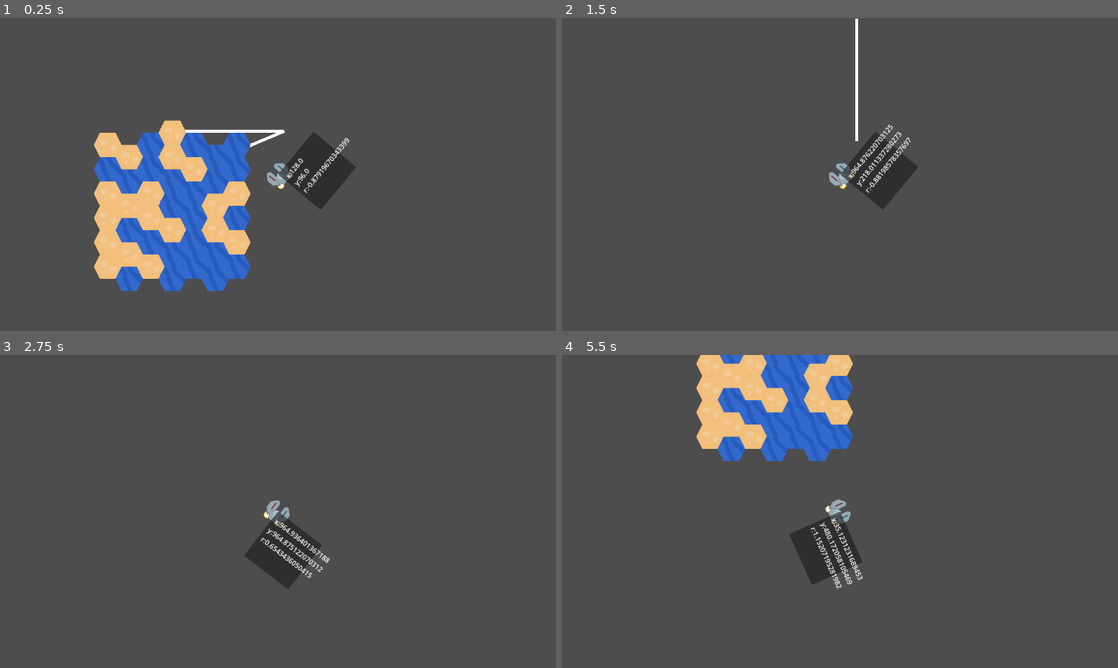
Above: before the commit, frames 1-4 (two rows, left to right).
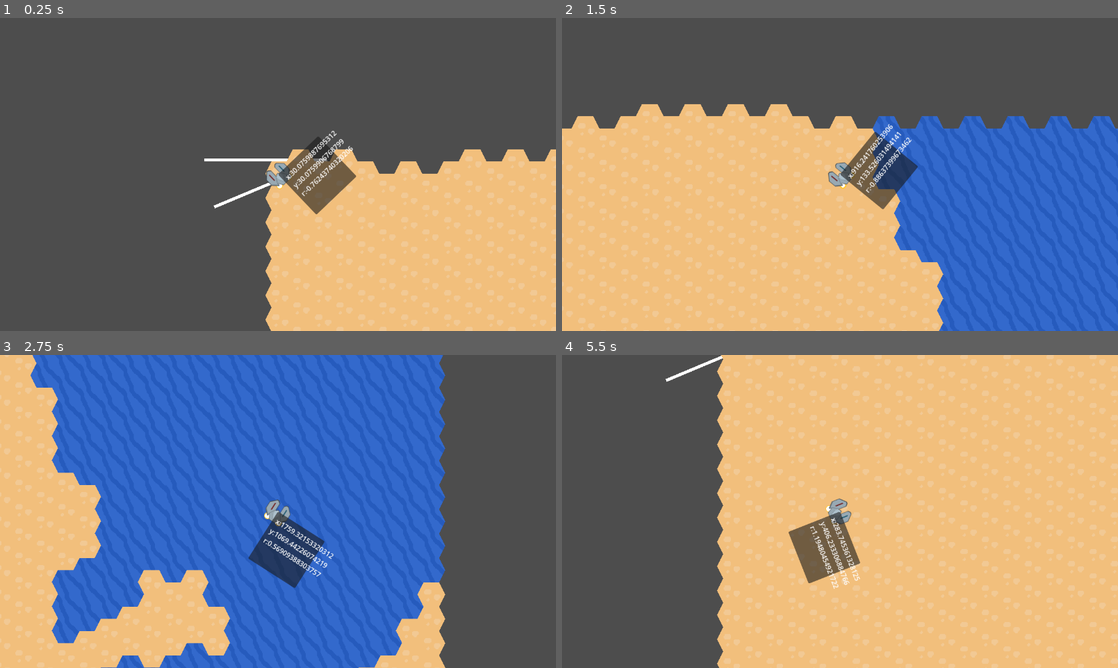
Above: after the commit, the same moments.

Repository: Koronato/RTS-12th
Game: Godot game, scene res://scenes/Map/Map.tscn
Same seed, same stepped clock (60 frames per second), same inputs: the game is played once before the commit and once after it. The project has no main scene, so this scene is started directly.
Inputs (mouse positions are in pixels of both pictures, inside the frame that each line leads up to):
- Up to frame 1 (0.25 s): no input
- Up to frame 2 (1.5 s): move the mouse to (962, 158) at 0.52 s; hold D (player_right) 0.53-1.28 s; move the mouse to (728, 190) at 1.27 s; hold S (player_back) from 1.28 s (still down)
- Up to frame 3 (2.75 s): move the mouse to (333, 442) at 2.02 s; release S (player_back) at 2.03 s; hold D (player_right) from 2.03 s (still down)
- Up to frame 4 (5.5 s): move the mouse to (812, 574) at 2.77 s; release D (player_right) at 2.78 s; hold W (player_forward) 2.78-3.53 s; move the mouse to (1006, 558) at 3.52 s; hold A (player_left) 3.53-5.03 s; move the mouse to (673, 464) at 4.27 s; move the mouse to (867, 511) at 5.02 s; hold S (player_back) from 5.03 s (still down)

The runs differ from the first frame. In frame 1, 42% of the frame differs, in the area x 16-100%, y 32-100%; in frame 2, 68%; in frame 3, 79%, in the area x 0-81%, y 0-100%; in frame 4, 70%.

Commit message:
地图生成完善

Diff:
--- a/scenes/Map/Map.tscn
+++ b/scenes/Map/Map.tscn
@@ -30,24 +30,6 @@
 [sub_resource type="WorldBoundaryShape2D" id="WorldBoundaryShape2D_fajd5"]
 distance = -2.0343368e-06
 
-[sub_resource type="GDScript" id="GDScript_n3hww"]
-script/source = "extends StaticBody2D
-
-
-
-func _ready() -> void:
-	self.position.y = Global.map_height * 100
-"
-
-[sub_resource type="GDScript" id="GDScript_iut6q"]
-script/source = "extends StaticBody2D
-
-
-
-func _ready() -> void:
-	self.position.x = Global.map_width * 100
-"
-
 [node name="Map" type="Node2D" unique_id=1012830368]
 script = ExtResource("1_n3hww")
 
@@ -65,6 +47,7 @@
 
 [node name="player" parent="." unique_id=1587485361 node_paths=PackedStringArray("camera") instance=ExtResource("3_hb1in")]
 unique_name_in_owner = true
+z_index = 10
 position = Vector2(128, 96)
 camera = NodePath("PlayerCamera")
 
@@ -72,6 +55,7 @@
 unique_name_in_owner = true
 
 [node name="Panel" type="Panel" parent="player" unique_id=584665544]
+z_index = 10
 offset_right = 128.0
 offset_bottom = 128.0
 
@@ -99,7 +83,6 @@
 
 [node name="Bottom" type="StaticBody2D" parent="Borders" unique_id=929000420 groups=["Border"]]
 rotation = -1.5707964
-script = SubResource("GDScript_n3hww")
 
 [node name="CollisionShape2D" type="CollisionShape2D" parent="Borders/Bottom" unique_id=1627782743]
 rotation = 1.5707964
@@ -112,7 +95,6 @@
 
 [node name="Right" type="StaticBody2D" parent="Borders" unique_id=1492998050 groups=["Border"]]
 rotation = 3.1415925
-script = SubResource("GDScript_iut6q")
 
 [node name="CollisionShape2D" type="CollisionShape2D" parent="Borders/Right" unique_id=501090517]
 rotation = 1.5707964
--- a/scenes/Map/map.gd
+++ b/scenes/Map/map.gd
@@ -2,11 +2,16 @@
 
 @onready var map_gen = $MapGen
 @onready var Layers = $Layers
-@onready var layer_list:Array
+@onready var border_right = $Borders/Right
+@onready var border_bottom = $Borders/Bottom
+@onready var layer_list:Array[TileMapLayer]
+var tile_set = preload("res://assets/sets/normal_tile_set.tres")
+var debugon:bool = false
 
 func _ready() -> void:
 	for c in Layers.get_children():
-		layer_list.append(c)
+		if c is TileMapLayer:
+			layer_list.append(c)
 	#地图生成
 	map_gen.TMP = layer_list
 	map_gen.map_seed = Global.map_seed
@@ -15,4 +20,19 @@
 	map_gen.noise_frequency = Global.noise_frequency
 	map_gen.WaSpro = Global.water_and_soil_proportion
 
-	map_gen._main()
+	if debugon:
+		map_gen._debug(500)
+	else:
+		map_gen._main()
+		await  map_gen.map_gen_done
+
+	#设置边界
+	var border_lb_point = layer_list[0].map_to_local(
+		CubeCoord.cube_to_cell(
+			CubeCoord.local_to_cube(
+				Vector2(Global.map_width,-Global.map_height)
+				)
+			)
+		)
+	border_right.position.x = border_lb_point.x + tile_set.tile_size.x / 2 - tile_set.tile_size.y
+	border_bottom.position.y = border_lb_point.y + tile_set.tile_size.y / 2
--- a/scenes/menu/start.tscn
+++ b/scenes/menu/start.tscn
@@ -284,10 +284,9 @@
 func _on_pressed() -> void:
 	###即将到来 非正方形地图
 	Global.map_height = %Show.mapsize
-	Global.map_height = %Show.mapsize
-
-	var t = %seed.text
-	Global.map_seed = t.hash()
+	Global.map_width = %Show.mapsize
+	Global.noise_frequency = %Show.frequency
+	Global.map_seed = %Show.map_seed
 
 	SceneChanger.goto(\"uid://525sleynswan\")
 "
--- a/scripts/autoload/global.gd
+++ b/scripts/autoload/global.gd
@@ -1,9 +1,9 @@
 extends Node
 
 #MapOptions
-@export var map_height : int = 10
-@export var map_width : int = 10
+@export var map_height : int = 64
+@export var map_width : int = 64
 @export var map_seed : int = 1
-@export var noise_frequency : float = 0.83
+@export var noise_frequency : float = 0.01
 @export var water_and_soil_proportion = 0.6
 #
--- a/scripts/menu/viewer.gd
+++ b/scripts/menu/viewer.gd
@@ -3,24 +3,28 @@
 @export var b : BaseButton
 @onready var button_group = b.button_group
 @export var mapsize : int
+@export var frequency : float = 0.01
+@export var map_seed : int
 
 func _ready() -> void:
 	button_group.connect("pressed",Callable(self,"_on_change"))
-
-	self.texture = await view_summon(randi(),64)
+	mapsize = 64
+	map_seed = randi()
+	self.texture = await view_summon(map_seed,64)
 
 func _on_change(_gun_mu) -> void:
 	var t = %seed.text
-	var mapseed = t.hash()
+	var map_seed = t.hash()
 	mapsize = button_group.get_pressed_button().get_meta("mapsize")
 
-	self.texture = await view_summon(mapseed,mapsize)
+	self.texture = await view_summon(map_seed,mapsize)
 
 func view_summon(mapseed:int,mapsize:int) -> ImageTexture: #噪声生成
 	#噪声配置
 	var noise = FastNoiseLite.new()
 	noise.seed = mapseed
 	noise.noise_type = FastNoiseLite.TYPE_PERLIN
+	noise.frequency = frequency
 	#转化为普通图片
 	var i = NoiseTexture2D.new()
 	i.noise = noise
--- a/scripts/world/MapGen.gd
+++ b/scripts/world/MapGen.gd
@@ -10,7 +10,7 @@
 @export var noise_frequency:float
 @export var custom_pic:Image
 @export var WaSpro:float = 0.5 # == Water and Soil proprotion
-@export var TMP:Array #to compatible , arr has not base object type , but it normaly use TileMapLayer
+@export var TMP:Array[TileMapLayer]
 
 #global
 @export var map_pic:Image
@@ -71,13 +71,19 @@
 	for x in map_width:
 		for y in map_height:
 			var deepth = v0[step]
-			var coord = CubeCoord.cube_to_cell(CubeCoord.local_to_cube(Vector2(x,y)))
-			coord.y = -coord.y
-			coord.x = -coord.x
+			var coord = CubeCoord.cube_to_cell(CubeCoord.local_to_cube(Vector2(x,-y)))
+			coord.y = coord.y
+			coord.x = coord.x
 			TMP[0].set_cell(coord,
 				0,
 				tile_decide(deepth),)
-			print("set %v" % coord)
+			#print("set %v" % coord)
 			step += 1
 
 	map_gen_done.emit()
+func _debug(s:int):
+	status = "DEBUG"
+	for x in range(s):
+		for y in range(s):
+			var coord = CubeCoord.cube_to_cell(CubeCoord.local_to_cube(Vector2(x,-y)))
+			TMP[0].set_cell(coord,1,Vector2i(0,0))
--- a/units/player/player.tscn
+++ b/units/player/player.tscn
@@ -5,7 +5,7 @@
 [ext_resource type="PackedScene" uid="uid://bwm0skyuaehbc" path="res://units/public/fire_common/fire_common.tscn" id="2_wvplw"]
 
 [sub_resource type="CircleShape2D" id="CircleShape2D_fajd5"]
-radius = 35.057095
+radius = 30.0
 
 [node name="Node2D" type="CharacterBody2D" unique_id=306415305]
 motion_mode = 1
